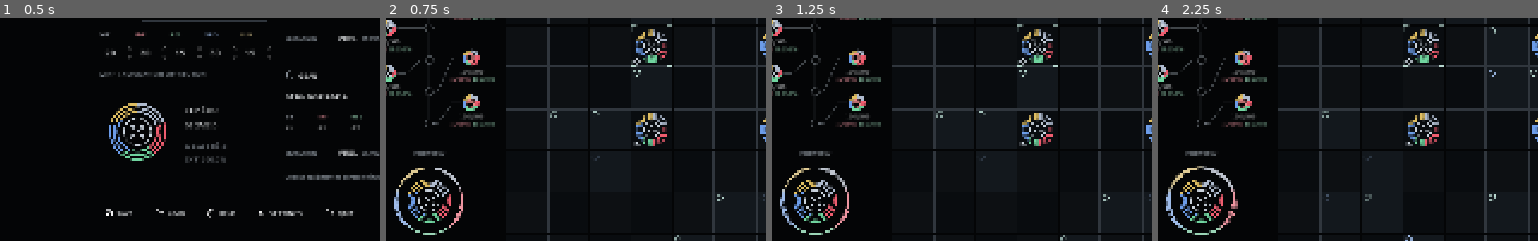
Above: before the commit, frames 1-4 (left to right).
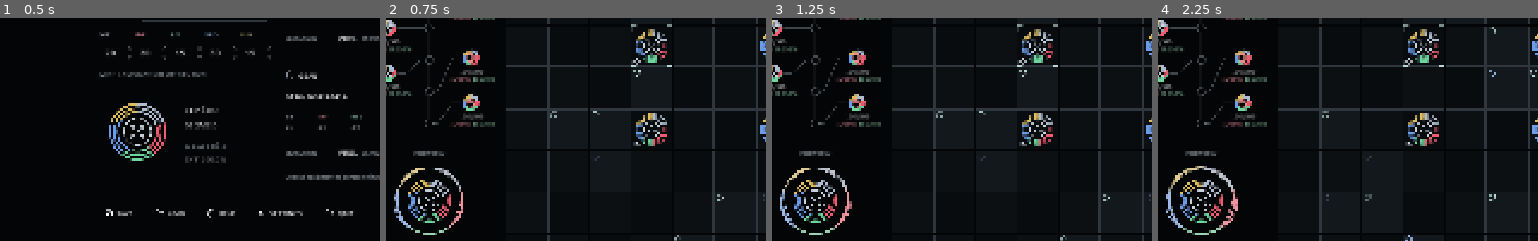
Above: after the commit, the same moments.

Repository: Glitch-Sound/phase
Game: Godot game, scene res://main.tscn
Two runs of this game, one before a commit and one after it. Both use one fixed random seed, a clock stepped at 60 frames per second and the inputs below.
Inputs:
- Up to frame 1 (0.5 s): no input
- Up to frame 2 (0.75 s): click "START" at 0.5 s
- Up to frame 3 (1.25 s): no input
- Up to frame 4 (2.25 s): click "RESTART" at 1.25 s; click "START" at 2 s
The pictures show only the part of the screen within x 4-54%, y 37-87%; the shares and areas given below are measured in that part.

Frame 1 is identical in both runs. In frame 2, 0.4% of the frame differs, in the area x 2-21%, y 67-97%; in frame 3, 0.4%; in frame 4, 0.5%, in the area x 2-22%, y 66-97%.

Commit message:
位相予測の局所的な揺れと輪郭の強弱を調整

Diff:
--- a/game/tuning.gd
+++ b/game/tuning.gd
@@ -215,21 +215,22 @@
 const PREVIEW_MOTION_PHASES := [0.0,TAU/3,TAU*2/3]
 const PREVIEW_SAMPLES := 360
 const PREVIEW_RADII := [78.0,78.8,79.6,78.8]
-const PREVIEW_AMPLITUDES := [6.0,6.0,6.0,10.0]
-# 局所的一致が低い輪郭も読める最小振幅倍率。完全一致で最大振幅になる。
-const PREVIEW_MIN_GAIN := 0.35
+const PREVIEW_AMPLITUDES := [8.0,8.0,8.0,14.0]
+# 不一致の揺れを抑え、局所的一致の振幅差を動画でも読み取れるようにする。
+const PREVIEW_MIN_GAIN := 0.14
+const PREVIEW_RESULT_MIN_GAIN := 0.025
 # 実境界の両側を滑らかに結び、狭い領域では隣接間隔の半分へ縮める。
 const PREVIEW_BLEND_DEGREES := 8.0
 const PREVIEW_LINE := 0.9
-const PREVIEW_LINE_MAX := 1.4
+const PREVIEW_LINE_MAX := 1.7
 # 結果の輪郭を通常の縮小表示でも追えるよう、他の細線より少し太くする。
 const PREVIEW_RESULT_LINE := 2.0
-const PREVIEW_RESULT_LINE_MAX := 3.4
+const PREVIEW_RESULT_LINE_MAX := 3.8
 const PREVIEW_PIXEL_MIN := 0.9
-# 暗い不一致の輪郭も読み取りやすくし、一致時の鮮明さとの差を残す。
-const PREVIEW_BASE_ALPHA := 0.72
+# RGBと境界の補間を保ち、不一致だけを暗くして一致部分の明るい縁を強調する。
+const PREVIEW_BASE_ALPHA := 0.24
 const PREVIEW_CLEAR_ALPHA := 1.0
-const PREVIEW_RESULT_BASE_ALPHA := 0.45
+const PREVIEW_RESULT_BASE_ALPHA := 0.12
 const PREVIEW_RESULT_CLEAR_ALPHA := 1.0
 
 # 紋章はHP円弧より内側へ置き、位相とHPとは別の単色の形として描く。
--- a/ui/visuals.gd
+++ b/ui/visuals.gd
@@ -224,7 +224,7 @@
 			color.a=lerpf(T.PREVIEW_BASE_ALPHA,T.PREVIEW_CLEAR_ALPHA,sqrt(clampf(paint.clarity,0,1))) if r<3 else lerpf(T.PREVIEW_RESULT_BASE_ALPHA,T.PREVIEW_RESULT_CLEAR_ALPHA,sqrt(clampf(paint.clarity,0,1)))
 			curves[r].points.append(direction*(T.PREVIEW_RADII[r]+height*T.PREVIEW_AMPLITUDES[r]*gain))
 			curves[r].colors.append(color)
-			curves[r].envelope.append(gain*(0.45+0.55*field.profiles[r]) if r<3 else (0.1+0.9*strength)*(0.45+0.55*field.height))
+			curves[r].envelope.append(gain*(0.45+0.55*field.profiles[r]) if r<3 else lerpf(T.PREVIEW_RESULT_MIN_GAIN,1.0,strength)*(0.45+0.55*field.height))
 	# 線幅は実際の全周平均に従い、毎フレームの乱数や時間では変えない。
 	var mean_strength=sqrt(clarity_sum/T.PREVIEW_SAMPLES)
 	for r in range(4):
Not shown, added: artifacts/preview-local-contrast-review.md
